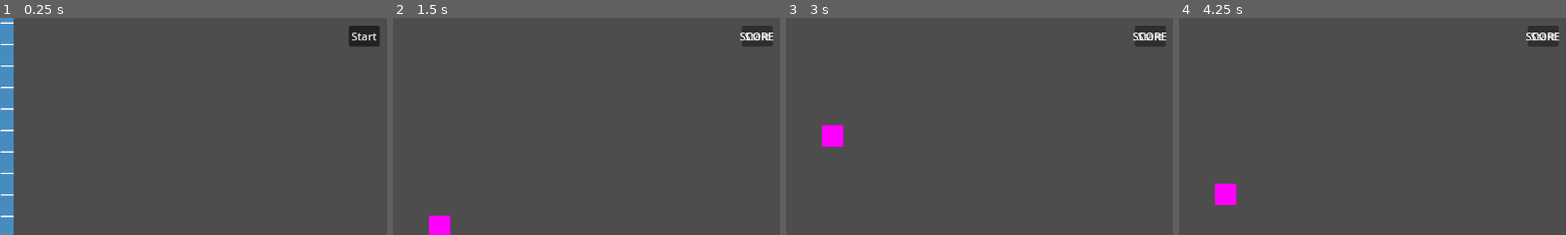
Above: before the commit, frames 1-4 (left to right).
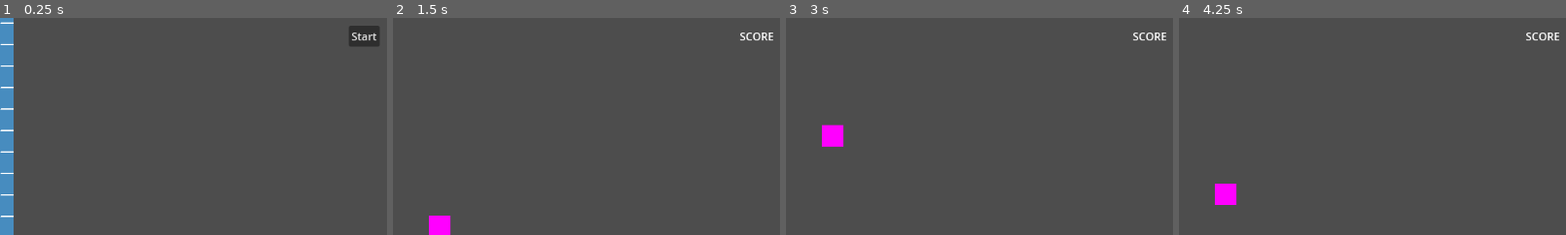
Above: after the commit, the same moments.

Repository: sweti-yeti/ethglobal-newyork-2023
Game: Godot game, scene res://main.tscn
The game is run twice, just before and just after one commit, with the same random seed, the same clock (stepped at 60 frames per second) and the same inputs. The engine's default icon, where the game draws it, is replaced by a stand-in: a white triangle on a blue panel in a dark square.
Inputs (mouse positions are % of the whole screen's width and height, from its top left):
- Up to frame 1 (0.25 s): no input
- Up to frame 2 (1.5 s): click "Start" at 0.5 s; click (48, 48) at 1.25 s, where only the run before the commit has a clickable "Start"
- Up to frame 3 (3 s): click (48, 48) at 2 s, where only the run before the commit has a clickable "Start"; tap Enter (ui_accept) at 2.75 s
- Up to frame 4 (4.25 s): tap Enter (ui_accept) at 3.02, 3.77 s
The pictures show only the part of the screen within x 1-51%, y 43-93%; the shares and areas given below are measured in that part.

The runs differ from the first frame. In frame 2, 0.6% of the frame differs, in the area x 90-98%, y 3-13%; in frame 3, 0.6%; in frame 4, 0.6%.

Commit message:
fix game ui flow issues

Diff:
--- a/game/client/main.tscn
+++ b/game/client/main.tscn
@@ -1,9 +1,8 @@
-[gd_scene load_steps=5 format=3 uid="uid://c3ar6o58lycty"]
+[gd_scene load_steps=4 format=3 uid="uid://c3ar6o58lycty"]
 
 [ext_resource type="Script" path="res://ui.gd" id="1_gev0d"]
 [ext_resource type="Script" path="res://main.gd" id="1_n3720"]
 [ext_resource type="PackedScene" uid="uid://d4eqo1w4701gi" path="res://map.tscn" id="2_l2jcq"]
-[ext_resource type="PackedScene" uid="uid://c87ksphfpol8f" path="res://start_gui.tscn" id="3_eilvp"]
 
 [node name="main" type="Node2D"]
 script = ExtResource("1_n3720")
@@ -12,16 +11,6 @@
 follow_viewport_enabled = true
 script = ExtResource("1_gev0d")
 
-[node name="Control" type="Control" parent="CanvasLayer"]
-layout_mode = 3
-anchors_preset = 0
-offset_left = 553.0
-offset_top = 308.5
-offset_right = 553.0
-offset_bottom = 308.5
-
-[node name="StartGUI" parent="CanvasLayer" instance=ExtResource("3_eilvp")]
-
 [node name="Map" parent="." instance=ExtResource("2_l2jcq")]
 
 [node name="SpawnPoint" type="Marker2D" parent="."]
--- a/game/client/map.gd
+++ b/game/client/map.gd
@@ -2,8 +2,6 @@
 
 @export var SPEED := 640
 var speed := 0
-var player_is_alive = true
-var player_won = false
 
 # Called when the node enters the scene tree for the first time.
 func _ready():
@@ -12,19 +10,18 @@
 
 # Called every frame. 'delta' is the elapsed time since the previous frame.
 func _physics_process(delta):
-	if player_is_alive && !player_won:
-		position.x -= speed * delta
+	position.x -= speed * delta
 
 
 func _on_finish_body_entered(body):
 	if body is Player:
-		player_won = true
+		speed = 0
 		Signals.player_won.emit()
 
 
 func _on_ded_body_entered(body):
 	if body is Player:
-		player_is_alive = false
+		speed = 0
 		Signals.player_died.emit()
 
 
--- a/game/client/ui.gd
+++ b/game/client/ui.gd
@@ -16,14 +16,10 @@
 func load_ui(scene:PackedScene):
 	var inst = scene.instantiate()
 	if active_gui != null:
-		print_debug("Will free: ", active_gui)
 		remove_child(active_gui)
-		active_gui.process_mode = Node.PROCESS_MODE_DISABLED
 		active_gui.queue_free()
 		active_gui = null
-
 	active_gui = inst
-	print_debug(active_gui)
 	add_child(inst)
 
 
